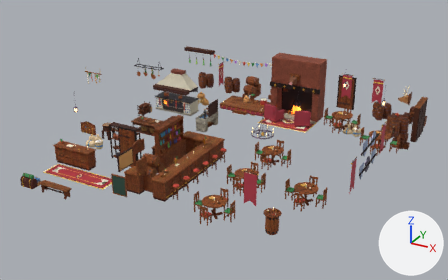
The glTF model art/town/shops/shop_tavern_interior.gltf, before and after one commit.
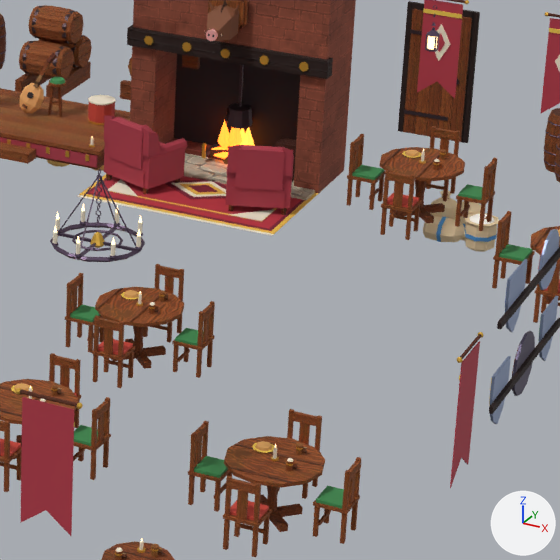
Each version is shown whole from a 50 mm camera at (14.82, -19.43, 14.99) aimed at (-0.6, 8.61, 0.97), then close up on the part from 53% to 84% of the width and 27% to 76% of the height. Arrows for +X, +Y and +Z are at lower right; the lights stay in place. The last two pictures show the newer version. Objects named as collision shapes, trigger or cutter boxes, shadow casters or lower levels of detail are left out. Vertices at exactly the same position are counted once.

Objects in the first close-up: 'shop_tavern_interior'.
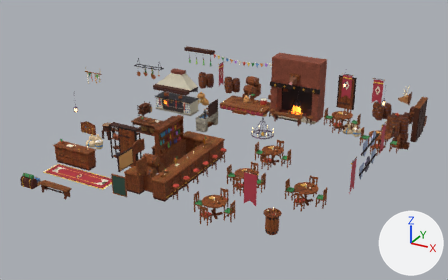
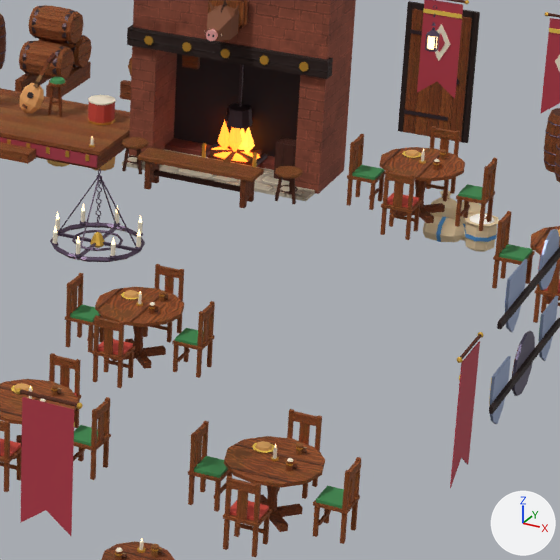
Diff of the bpy script that builds the scene:
```diff
--- a/art/town/shops/shop_tavern_interior.gltf.py
+++ b/art/town/shops/shop_tavern_interior.gltf.py
@@ me_p14 @@
 # used by ob_shop_tavern_interior; location = (0.0, 0.0, 0.0)
-me_p14.from_pydata(...)  # 33560 vertices, 59756 faces; spans x -8.5..8.5, y 0.3..19.1, z 0.0..4.9
+me_p14.from_pydata(...)  # 33520 vertices, 59804 faces; spans x -8.5..8.5, y 0.3..19.1, z 0.0..4.9
+# me_p14 part 1: the loose piece of 16 vertices spanning x 0.5..1.1, y 11.5..11.9, z 2.2..2.3 is scaled about its middle by (-2.83, 0.0143, 0.34), then moved by (1.0, 0.4, -0.5), in mat_m_townwood
+# me_p14 part 2: the loose piece of 8 vertices spanning x 0.5..1.1, y 11.5..11.9, z 1.7..2.3 is multiplied about its middle by the matrix ((-0.04, 0.017, -0.383), (-0.155, -0.352, 0.0), (-0.35, 0.154, 0.043)), then moved by (-0.3, 0.6, -0.5), in mat_m_townwood
+# me_p14 part 3: the loose piece of 8 vertices spanning x 2.5..3.1, y 11.5..11.9, z 1.7..2.3 is multiplied about its middle by the matrix ((-0.042, -0.012, -0.383), (0.108, -0.37, 0.0), (-0.367, -0.107, 0.043)), then moved by (0.1, 0.6, -0.5), in mat_m_townwood
+# me_p14 part 4: a new loose piece of 24 vertices spanning x 1.1..2.5, y 11.9..12.0, z 1.5, in mat_m_townwood
+# me_p14 part 5: 19 loose pieces with 200 vertices, spanning x 0.3..3.3, y 11.0..13.2, z 1.3..2.3, are deleted
+# me_p14 part 6: 14 vertices moved from x 0.4..3.2, y 11.8..12.5, z 1.3..2.0 to x 0.6..3.1, y 11.8..12.6, z 1.3..1.8; 187 vertices removed from x 0.3..3.3, y 11.1..13.1, z 1.3..2.0; 323 vertices added at x 0.4..3.2, y 11.8..12.6, z 1.3..1.8
+# other edits to the shape of me_p14 do not show in these pictures
 me_p14.materials.append(mat_m_townglowember)
```

Changed parts and their boxes (x1, y1, x2, y2) in the close-ups (560 x 560 px; the box of a moved part takes in the faces that stretch with it):
part 1 of me_p14, moved or reshaped (not visible afterwards)
    before: (114, 117, 142, 129)
part 2 of me_p14, moved or reshaped
    before: (108, 117, 151, 169)
    after: (122, 148, 129, 172)
part 3 of me_p14, moved or reshaped
    before: (235, 145, 285, 190)
    after: (275, 177, 282, 201)
part 4 of me_p14, added
    after: (154, 170, 240, 192)
part 5 of me_p14, deleted
    before: (77, 116, 293, 236)
part 6 of me_p14, moved or reshaped
    before: (79, 125, 322, 234)
    after: (122, 137, 303, 208)
